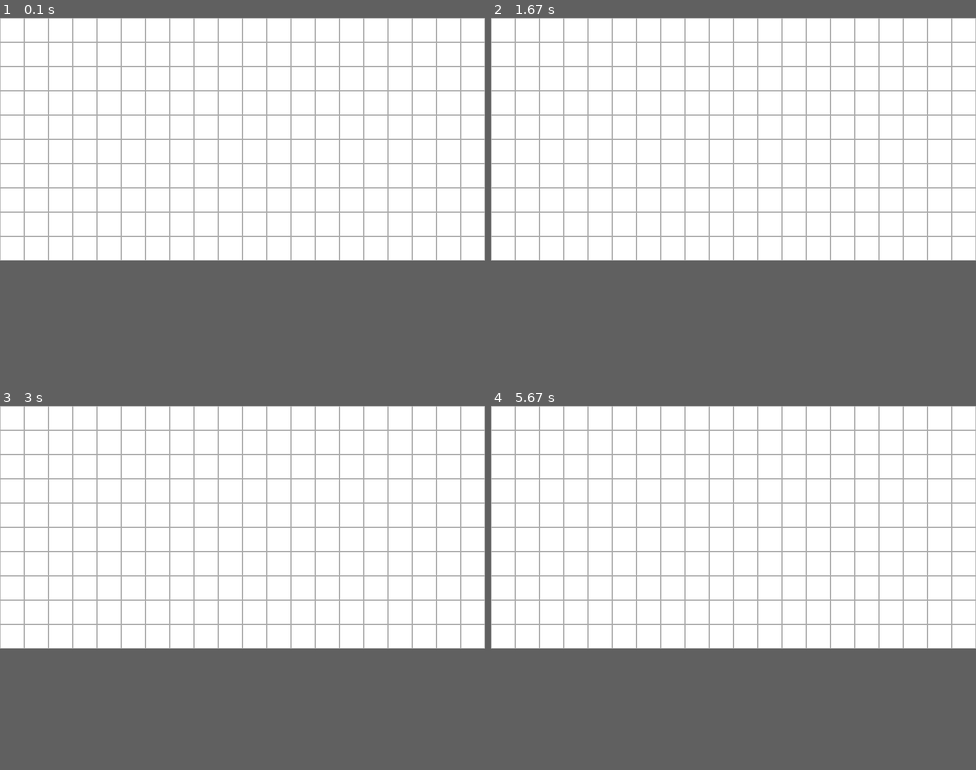
Above: before the commit, frames 1-4 (two rows, left to right).
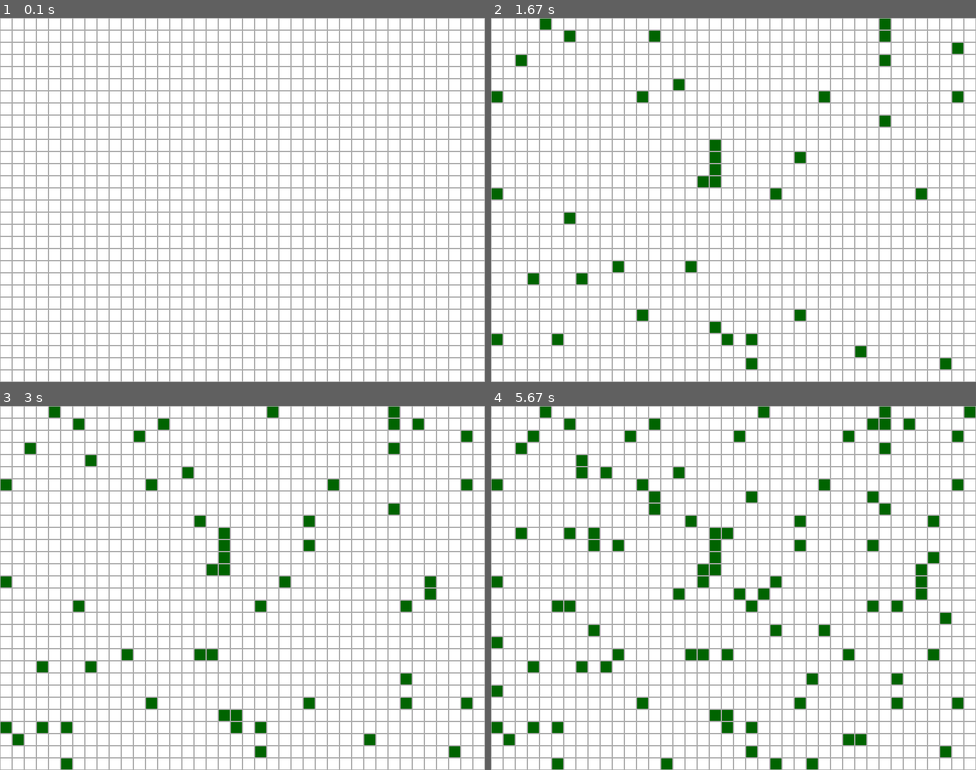
Above: after the commit, the same moments.

Repository: rasmusgraver/IT2_pensum_2025
Game: pygame game, started from Kap 4B Rutenett/Skogbrann/main.py
The game is run twice, just before and just after one commit, with the same random seed, the same clock (stepped at 60 frames per second) and the same inputs.
Inputs:
- Up to frame 1 (0.1 s): no input
- Up to frame 2 (1.67 s): no input
- Up to frame 3 (3 s): no input
- Up to frame 4 (5.67 s): no input
The window is 800x400 before the commit and 800x600 after it. Grey fills any space a smaller window leaves; there, only what the larger window draws over its background counts as a difference.

The runs differ from the first frame. In frame 1, 12% of the frame differs, in the area x 0-100%, y 0-100%; in frame 2, 15%; in frame 3, 16%; in frame 4, 19%.

Commit message:
trær vokser

Diff:
--- a/Kap 4B Rutenett/Skogbrann/constants.py
+++ b/Kap 4B Rutenett/Skogbrann/constants.py
@@ -14,7 +14,7 @@
 
 FPS = 60
 
-CELLE_STR = 40
+CELLE_STR = 20
 
 # Statuser for Trær:
 TOM = 0
--- a/Kap 4B Rutenett/Skogbrann/main.py
+++ b/Kap 4B Rutenett/Skogbrann/main.py
@@ -3,7 +3,7 @@
 from rutenett import Rutenett
 
 # Setter opp rutenettet vårt:
-rutenett = Rutenett(10,20)
+rutenett = Rutenett(30, 40)
 bredde,hoyde = rutenett.getWindowSize()
 
 pg.init()
@@ -24,8 +24,8 @@
     vindu.fill(WHITE)
     rutenett.draw(vindu)
 
-    # Hvert sekund:
-    if framecounter % FPS == 0:
+    # 5 ganger per sekund:
+    if framecounter % (FPS//5) == 0:
         rutenett.skogbrann()
 
 
--- a/Kap 4B Rutenett/Skogbrann/rutenett.py
+++ b/Kap 4B Rutenett/Skogbrann/rutenett.py
@@ -25,6 +25,10 @@
         # Finner ut hva "nextStatus" er
         # tenker det er tryggest å starte med at nextStatus er samme som status:
         self.nextStatus = self.status
+        if self.status == TOM:
+            # Med 0,3% sjanse så skal nextStatus bli TRE:
+            if random.random() < (0.3/100):
+                self.nextStatus = TRE
 
     def nextFrame(self):
         self.status = self.nextStatus
